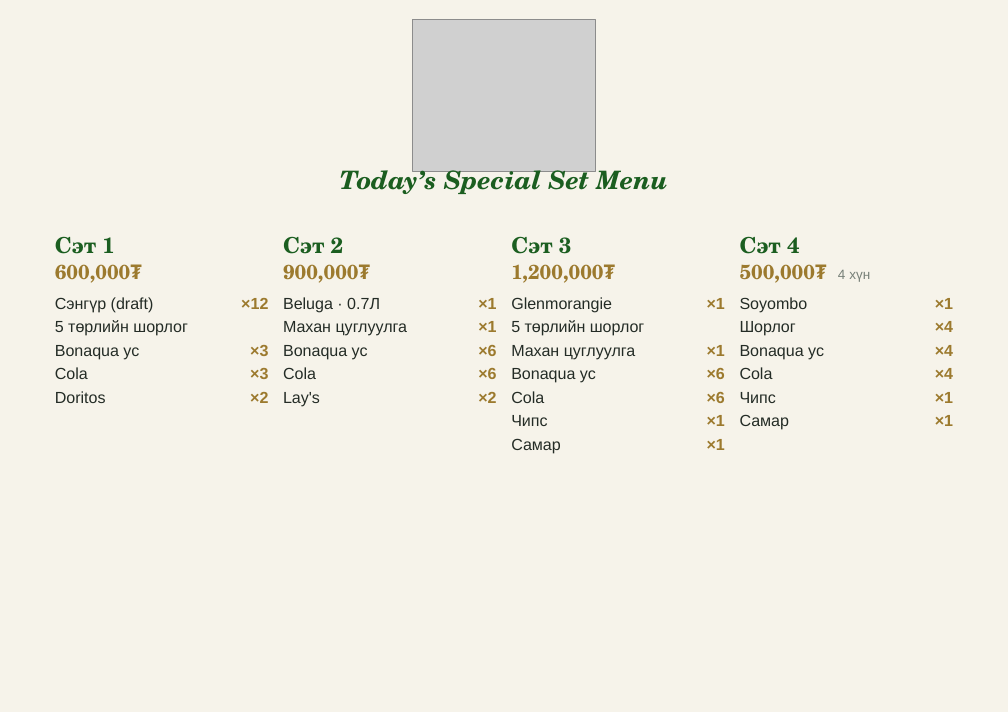
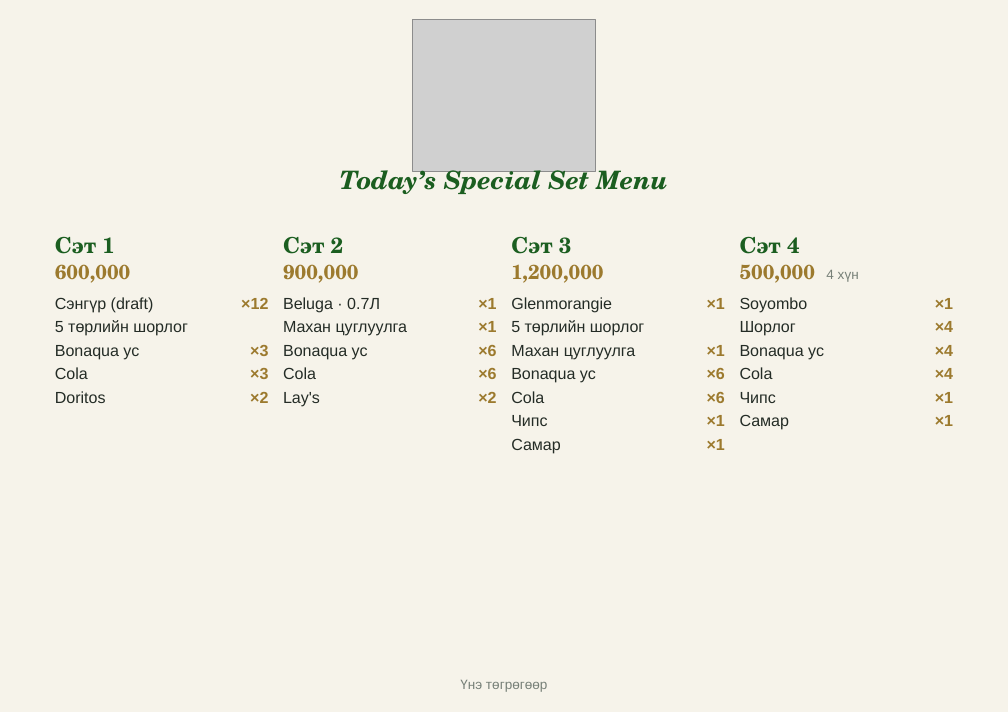
Before and after one commit to jvkhae/Continental-C-Garden-, a slide deck: slide 1 of print/C-Garden-Sets-halfA4.pptx. Drawn at 1008x712 pixels with LibreOffice and Linux fonts; fonts in the diff are those of the drawing; grey boxes stand for pictures. Boxes give left, top, right and bottom in pixels: in the first picture for what was removed or moved away, otherwise in the second. Text is boxed around its words. In the diff, an @@ line names an element or a change of style, - is before the commit and + after.

```diff
--- a/print/C-Garden-Sets-halfA4.pptx
+++ b/print/C-Garden-Sets-halfA4.pptx
@@ text at [55,264,131,283]: text changed @@
-600,000₮
+600,000
@@ text at [283,264,359,283]: text changed @@
-900,000₮
+900,000
@@ text at [511,264,603,283]: text changed @@
-1,200,000₮
+1,200,000
@@ text at [740,264,859,283]: text changed @@
-500,000₮ 4 хүн
+500,000 4 хүн
@@ text added at [460,680,547,692], 8 pt, text #778078 @@
+Үнэ төгрөгөөр
```
Also in this commit, not shown: 2 other files.
